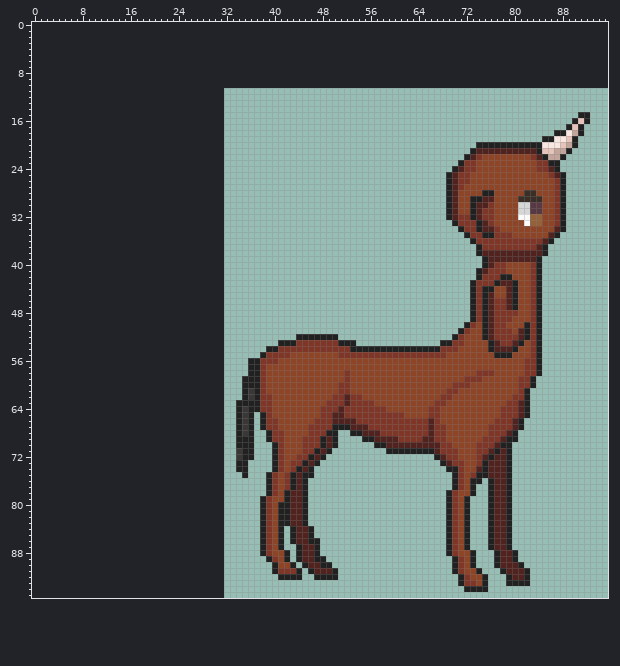
Two versions of one sprite sheet, sprite/creature/centaur/preview.png. That is the earlier state.
The file is 64x85 pixels. The old version is drawn lined up with the new one, on the new canvas.
And afterwards:
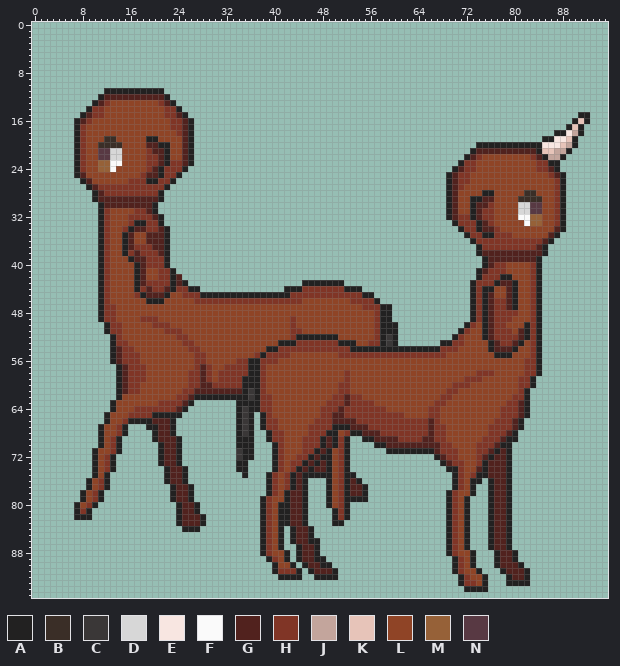
Palette (. is transparent): A #222121  B #3a2e27  C #3a3737  D #d7d7d7  E #f8e6e1  F #fafafa  G #51221e  H #803526  J #c3a59c  K #e7c4b9  L #8f4426  M #966138  N #583943
Difference:
canvas 64x85 -> 96x96, the old top-left corner now at 32,11
@@ x 5..62 @@
 10 ..........................................................
-11 ..........................................................
-12 ..........................................................
-13 ..........................................................
-14 ..........................................................
-15 ..........................................................
-16 ..........................................................
-17 ..........................................................
-18 ..........................................................
-19 ..........................................................
-20 ..........................................................
-21 ..........................................................
-22 ..........................................................
-23 ..........................................................
-24 ..........................................................
-25 ..........................................................
-26 ..........................................................
-27 ..........................................................
-28 ..........................................................
-29 ..........................................................
-30 ..........................................................
-31 ..........................................................
-32 ..........................................................
-33 ..........................................................
-34 ..........................................................
-35 ..........................................................
-36 ..........................................................
-37 ..........................................................
-38 ..........................................................
-39 ..........................................................
-40 ..........................................................
-41 ..........................................................
-42 ..........................................................
-43 ..........................................................
-44 ..........................................................
-45 ..........................................................
-46 ..........................................................
-47 ..........................................................
-48 ..........................................................
-49 ..........................................................
-50 ..........................................................
-51 ..........................................................
-52 .......................................AAAAAAA............
-53 ....................................AAAHHHHHHHAAA.........
-54 ..................................AAHHHHHHHHHHHHAAAAAAAAAA
-55 .................................AHHHHLLLLLLLLHHHHHHHHHHHH
-56 ...............................AAHHHLLLLLLLLLLLLLLLLLLLLLL
-57 ...............................AAHLLLLLLLLLLLLLLLLLLLLLLLL
-58 ...............................AAHLLLLLLLLLLLLLHLLLLLLLLLL
-59 ..............................AAAHLLLLLLLLLLLLLHLLLLLLLLLL
-60 ..............................AAAHLLLLLLLLLLLLHHLLLLLLLLLL
-61 ..............................ACAHLLLLLLLLLLLLHHLLLLLLLLLL
-62 ..............................ACAHHLLLLLLLLLLHHGHHLLLLLLLL
-63 .............................AAAAHHLLLLLLLLLHHHGHHHHLLLLLL
-64 .............................ACAAHHLLLLLLLLHHHGHHHHHHHLLLL
-65 .............................ACA.AHLLLLLLLLHHGGHHHHHHHHHHL
-66 .............................ACA.AHHLLLLLLHHHGGGGHHHHHHHHH
-67 .............................ACA.AHHLLLLLHHHHAAAGGGHHHHHHH
-68 .............................ACA..AHHLLLLHHHAA..AAGGGHHHHH
-69 .............................AAA..AHHLLLHHHAGA....AAGGGGHH
-70 .............................AAA...AHLLLHHHAGA......AAGGGG
-71 .............................CAA...AHLLLHHAGA.........AAAA
-72 .............................CAA...AHLLHHAGA..............
-73 .............................AA....AHLHHAGA...............
-74 .............................AA....AHLHAGA................
-75 ..............................A...AHLHAGAA................
-76 ..................................AHLHAGA.................
-77 ..................................AHLHAGA.................
-78 ..................................AHLAGGA.................
-79 .................................AHLLAGGA.................
-80 .................................AHLAAGGA.................
-81 .................................AHLAAGGA.................
-82 .................................AHLAAGGA.................
-83 .................................AHLAAGGA.................
-84 .................................AHLA.AGGA................
+11 .......AAAAAAAAAA.........................................
+12 ......AGGGGGGGGGGA........................................
+13 .....AGHLLLLLLLLHGA.......................................
+14 ....AHHLLLLLLLLLLHHA......................................
+15 ...AGHHLLLLLLLLLLHHGA.....................................
+16 ..AGHLLLLLLLLLLLLLHHGA....................................
+17 ..AHLLLLLLLLLLLLLLHHGA....................................
+18 ..AHLLLLLLLLLLLLLLLHGA....................................
+19 ..AHLLLBBLLLLLAALLLLGA....................................
+20 ..AHLLBBBBLLLLGGAALLGA....................................
+21 ..AHLLNNDDLLLLHGGALLGA....................................
+22 ..AHLLNNDDLLLLHHGALLGA....................................
+23 ..AHLLMMFFLLLLHHGAHHGA....................................
+24 ..AHLLMMFLLLLLHGAHHHA.....................................
+25 ..AGLLLLLLLLLHGGAHHA......................................
+26 ...AGLLLLLLHHHAAHHA.......................................
+27 ....AGHHHHHHHHHHHA........................................
+28 .....AGHHHHHHHHHA.........................................
+29 .....AGGGGGGGGGGA.........................................
+30 ......AGGGGGGGGA..........................................
+31 ......AHLLLLHHGA..........................................
+32 ......AHLLLHHHHGA.........................................
+33 ......AHLLLHAAHHA.........................................
+34 ......AHLLHAGGHHGA........................................
+35 ......AHLLAGLLGGGA........................................
+36 ......AHLLAGLLGGGA........................................
+37 ......AHLLAGHHHGGA........................................
+38 ......AHLLAHGHHHGA........................................
+39 ......AHLLLAGGHHHA........................................
+40 ......AHLLLLAGHHHA........................................
+41 ......AHLLLLAGLLHHA.......................................
+42 ......AHLLLLAGLLHHAG......................................
+43 ......AHLLLLAGHHHHAGA...................AAAAAAA...........
+44 ......AHLLLLAHGHHGAHHAA..............AAAHHHHHHHAAA........
+45 ......AHLLLLHAGGGALLHHHAAAAAAAAAAAAAAAHHHHHHHHHHHHAA......
+46 ......AHLLLLLLAAALLLLLHHHHHHHHHHHHHHHHHHLLLLLLLLHHHHA.....
+47 ......AHHLLLLLLLLLLLLLLLLLLLLLLLLLLLLLLLLLLLLLLLLLHHHAA...
+48 ......AHHLLLLLLLLLLLLLLLLLLLLLLLLLLLLLLLLLLLLLLLLLLLHAA...
+49 ......AHHLLLLHHHLLLLLLLLLLLLLLLLLLLLLLHLLLLLLLLLLLLLHAA...
+50 .......AHHLLLLLHHHLLLLLLLLLLLLLLLLLLLLHLLLLLLLLLLLLLHAAA..
+51 .......AHHLLLLLLLHHHLLLLLLLLLLLLLLLLLLHHLLLLLLLLLLLLHAAA..
+52 ........AHLLLLLLLLLHHLLLLLLLLLLLLLLLLLHAAAAAAALLLLLLHACA..
+53 ........AHHLLLLLLLLLHHLLLLLLLLLLLLLLAAAHHHHHHHAAALLHHACA..
+54 ........AGHHLLLLLLLLLHHLLLLLLLLLLLAAHHHHHHHHHHHHAAAAAAAAAA
+55 ........AGHHHLLLLLLLLLHHLLLLLLLLHAHHHHLLLLLLLLHHHHHHHHHHHH
+56 ........AGHHHLLLLLLLLLHHLLLLLHHAAHHHLLLLLLLLLLLLLLLLLLLLLL
+57 .........AGHHHLLLLLLLLHGHLLHHHHAAHLLLLLLLLLLLLLLLLLLLLLLLL
+58 .........AGHHHLLLLLLLHHGHLHHHHHAAHLLLLLLLLLLLLLHLLLLLLLLLL
+59 .........AGHHHLLLLLLLHHGHLHHHHAAAHLLLLLLLLLLLLLHLLLLLLLLLL
+60 .........AGHHLLLLLLLLHHGGHHHHHAAAHLLLLLLLLLLLLHHLLLLLLLLLL
+61 .........AGHHLLLLLLLHHGGGGGGGGACAHLLLLLLLLLLLLHHLLLLLLLLLL
+62 .........ALLLLLLLLLHHGAAAAAAAAACAHHLLLLLLLLLLHHGHHLLLLLLLL
+63 ........ALLLLLLLHHHHGA.......AAAAHHLLLLLLLLLHHHGHHHHLLLLLL
+64 ........ALLLHHHHHHHGA........ACAAHHLLLLLLLLHHHGHHHHHHHLLLL
+65 .......ALLLHHHHAAAAA.........ACA.AHLLLLLLLLHHGGHHHHHHHHHHL
+66 .......ALLHAAAAGGGA..........ACA.AHHLLLLLLHHHGGGGHHHHHHHHH
+67 ......ALLHA...AAGGA..........ACA.AHHLLLLLHHHHAAAGGGHHHHHHH
+68 ......ALLHA....AGGA..........ACA..AHHLLLLHHHAALHAAGGGHHHHH
+69 ......ALHA.....AGGGA.........AAA..AHHLLLHHHAGAHA..AAGGGGHH
+70 ......ALHA......AGGA.........AAA...AHLLLHHHAGAHA....AAGGGG
+71 .....ALLHA......AGGA.........CAA...AHLLLHHAGALHA......AAAA
+72 .....ALHA.......AGGA.........CAA...AHLLHHAGAALHA..........
+73 .....ALHA.......AGGA.........AA....AHLHHAGAGALHA..........
+74 .....ALHA........AGGA........AA....AHLHAGAGGALHA..........
+75 .....ALA.........AGGA.........A...AHLHAGAAAAALHAA.........
+76 ....ALHA.........AGGA.............AHLHAGA...ALHAGA........
+77 ....ALHA..........AGGA............AHLHAGA...ALHAGGA.......
+78 ...ALHA...........AGGA............AHLAGGA...ALHAGGA.......
+79 ...ALHA...........AGGA...........AHLLAGGA...ALHAAAA.......
+80 ..ALHA.............AGGA..........AHLAAGGA...ALHA..........
+81 ..AHA..............AGGA..........AHLAAGGA....AHA..........
+82 ..AAA..............AGGGA.........AHLAAGGA....AHA..........
+83 ...................AGGGA.........AHLAAGGA....AA...........
+84 ....................AAA..........AHLA.AGGA................
 85 .................................AHLA.AGGA................
Where, in picture pixels (left, top, right, bottom), the same in both pictures:
added: (74, 88, 398, 532)
